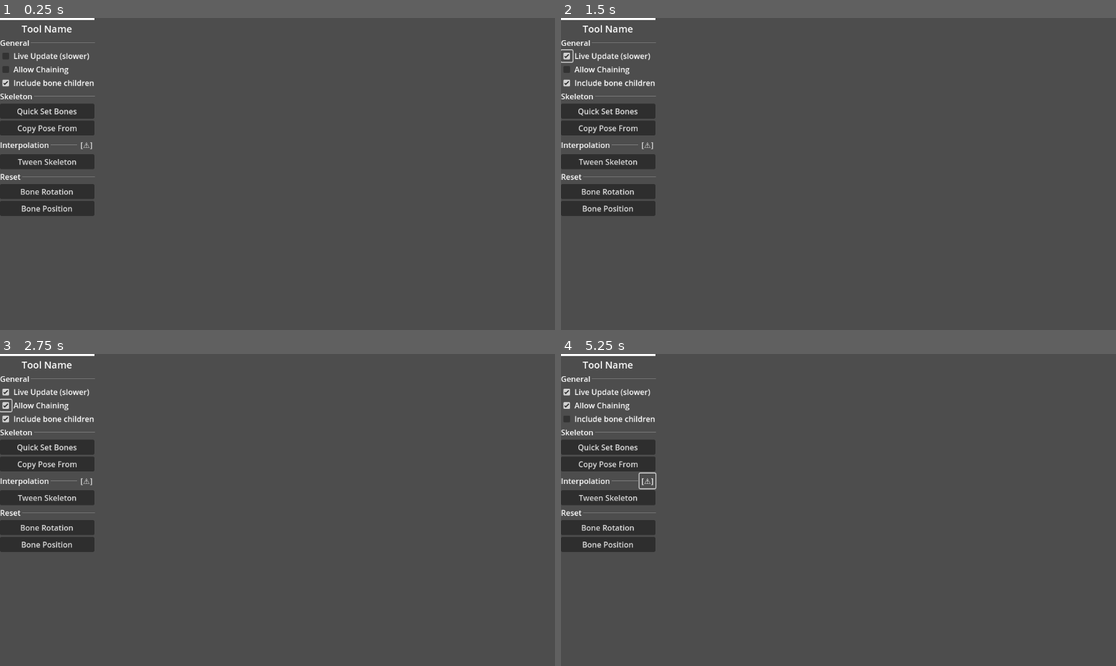
Above: before the commit, frames 1-4 (two rows, left to right).
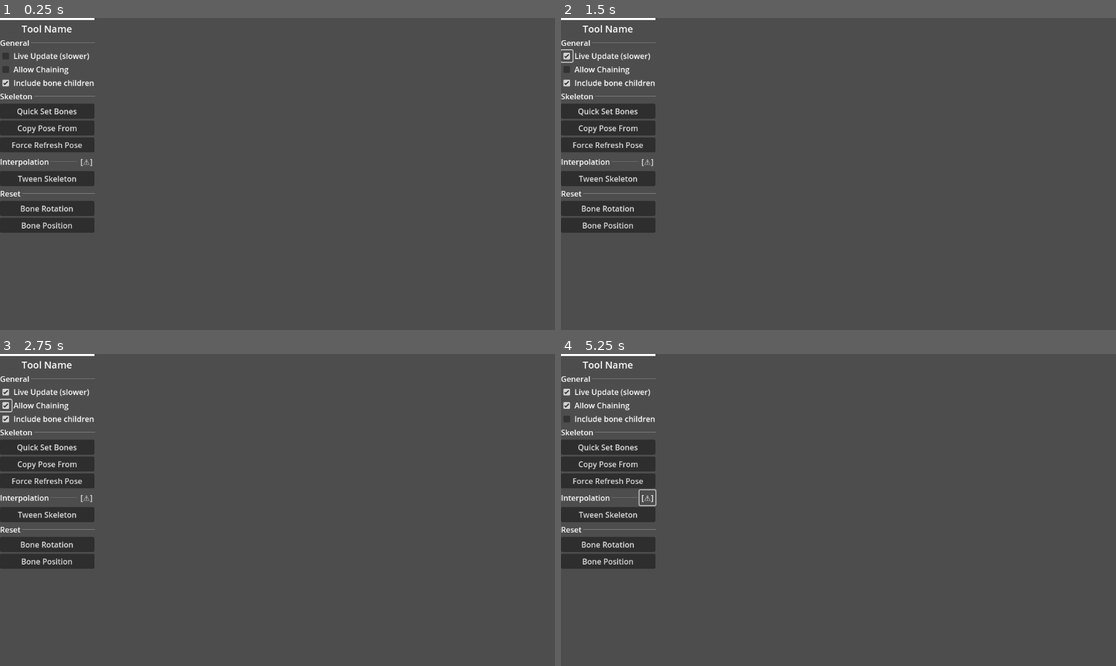
Above: after the commit, the same moments.

Repository: Variable-Interactive/Skeletor
Game: Godot game, scene res://src/Extensions/Skeletor/Tool/skeleton_tool.tscn
Two runs of this game, one before a commit and one after it. Both use one fixed random seed, a clock stepped at 60 frames per second and the inputs below. This scene is started directly instead of the project's main scene.
Inputs (mouse positions are in pixels of both pictures, inside the frame that each line leads up to):
- Up to frame 1 (0.25 s): no input
- Up to frame 2 (1.5 s): click (610, 145) at 0.5 s, where only the run after the commit has a clickable "Force Refresh Pose"; click (566, 55) at 1.25 s
- Up to frame 3 (2.75 s): click (5, 407) at 2 s
- Up to frame 4 (5.25 s): click (566, 419) at 2.75 s; click "Quick Set Bones" at 3.5 s; click "Copy Pose From" at 4.25 s; click "[⚠️]" at 5 s

The runs differ from the first frame. In frame 1, 3.7% of the frame differs, in the area x 0-18%, y 38-69%; in frame 2, 3.7%; in frame 3, 3.7%; in frame 4, 3.8%, in the area x 0-18%, y 37-69%.
Error before the commit: Invalid access to property or key 'kname' on a base object of type 'Nil'. (res://src/Extensions/Skeletor/Tool/skeleton_tool.gd:56)
Error after the commit: Invalid access to property or key 'kname' on a base object of type 'Nil'. (res://src/Extensions/Skeletor/Tool/skeleton_tool.gd:58)

Commit message:
Added a force regenerate option + remove clearing of generation_cache (we don't need clearing it ourselves anyway)

Diff:
--- a/src/Extensions/Skeletor/Preview/skeleton_manager.gd
+++ b/src/Extensions/Skeletor/Preview/skeleton_manager.gd
@@ -212,7 +212,6 @@
 		# We added a new frame
 		or project.frames.size() != prev_frame_count
 	):
-		generation_cache.clear()
 		prev_frame_count = project.frames.size()
 		current_frame_bones.clear()
 		selected_gizmo = null
@@ -400,14 +399,12 @@
 	prev_frame_count = 0
 	ignore_render_once = false
 	pose_layer = null
-	generation_cache.clear()
 
 
 func texture_changed() -> void:
 	if not is_pose_layer(
 		api.project.current_project.layers[api.project.current_project.current_layer]
 	):
-		generation_cache.clear()
 		queue_generate = true
 
 
--- a/src/Extensions/Skeletor/Tool/skeleton_tool.gd
+++ b/src/Extensions/Skeletor/Tool/skeleton_tool.gd
@@ -22,6 +22,7 @@
 @onready var rotation_reset_menu: MenuButton = $RotationReset
 @onready var position_reset_menu: MenuButton = $PositionReset
 @onready var copy_pose_from: MenuButton = $CopyPoseFrom
+@onready var force_refresh_pose: MenuButton = $ForceRefreshPose
 @onready var tween_skeleton_menu: MenuButton = $TweenSkeleton
 
 
@@ -37,9 +38,10 @@
 		else:
 			$ColorRect.color = api.general.get_global().right_tool_color
 		$Label.text = "Skeleton Options"
-	quick_set_bones_menu.get_popup().id_pressed.connect(quick_set_bones)
-	rotation_reset_menu.get_popup().id_pressed.connect(reset_bone_angle)
-	position_reset_menu.get_popup().id_pressed.connect(reset_bone_position)
+	quick_set_bones_menu.get_popup().index_pressed.connect(quick_set_bones)
+	rotation_reset_menu.get_popup().index_pressed.connect(reset_bone_angle)
+	position_reset_menu.get_popup().index_pressed.connect(reset_bone_position)
+	force_refresh_pose.get_popup().index_pressed.connect(refresh_pose)
 	kname = name.replace(" ", "_").to_lower()
 	load_config()
 
@@ -236,6 +238,15 @@
 		copy_pose_from.get_popup().clear(true)  # To save Memory
 
 
+func refresh_pose(frame_index: int):
+	if skeleton_manager:
+		var frames := [frame_index - 2]
+		if frame_index == 0:  # All frames
+			frames = range(0, api.project.current_project.frames.size())
+		for frame_idx in frames:
+			skeleton_manager.generate_pose(frame_idx)
+
+
 func tween_skeleton_data(bone_id: int, from_frame: int, popup: PopupMenu, current_frame: int):
 	if skeleton_manager:
 		if current_frame != skeleton_manager.current_frame:
@@ -318,9 +329,18 @@
 		var popup_submenu = PopupMenu.new()
 		populate_popup(popup_submenu)
 		popup.add_submenu_node_item(str("Frame ", frame_idx + 1), popup_submenu)
-		popup_submenu.id_pressed.connect(
+		popup_submenu.index_pressed.connect(
 			copy_bone_data.bind(frame_idx, popup_submenu, skeleton_manager.current_frame)
 		)
+
+func _on_force_refresh_pose_about_to_popup() -> void:
+	var popup := force_refresh_pose.get_popup()
+	popup.clear(true)
+	popup.add_item("All Frames")
+	popup.add_separator()
+	for frame_idx in api.project.current_project.frames.size():
+		popup.add_item(str("Frame ", frame_idx + 1))
+
 
 func _on_tween_skeleton_about_to_popup() -> void:
 	var popup := tween_skeleton_menu.get_popup()
@@ -340,7 +360,7 @@
 				var popup_submenu = PopupMenu.new()
 				populate_popup(popup_submenu)
 				popup.add_submenu_node_item(str("Frame ", frame_idx + 1), popup_submenu)
-				popup_submenu.id_pressed.connect(
+				popup_submenu.index_pressed.connect(
 					tween_skeleton_data.bind(frame_idx, popup_submenu, skeleton_manager.current_frame)
 				)
 
@@ -386,13 +406,13 @@
 						break
 
 
-func get_selected_bone_names(popup: PopupMenu, bone_id: int) -> PackedStringArray:
+func get_selected_bone_names(popup: PopupMenu, bone_index: int) -> PackedStringArray:
 	var frame_bones: Array = skeleton_manager.group_names_ordered
 	var bone_names = PackedStringArray()
-	if bone_id == 0: # All bones
+	if bone_index == 0: # All bones
 		bone_names = frame_bones
 	else:
-		var bone_name: String = popup.get_item_text(bone_id)
+		var bone_name: String = popup.get_item_text(bone_index)
 		bone_names.append(bone_name)
 		if _include_children:
 			for bone_key: String in frame_bones:
--- a/src/Extensions/Skeletor/Tool/skeleton_tool.tscn
+++ b/src/Extensions/Skeletor/Tool/skeleton_tool.tscn
@@ -99,6 +99,12 @@
 text = "Copy Pose From"
 flat = false
 
+[node name="ForceRefreshPose" type="MenuButton" parent="."]
+layout_mode = 2
+tooltip_text = "Force re-generates the pose of chosen frames"
+text = "Force Refresh Pose"
+flat = false
+
 [node name="Section4" type="HBoxContainer" parent="."]
 layout_mode = 2
 
@@ -149,6 +155,7 @@
 [connection signal="toggled" from="GridContainer/IncludeChildrenCheckbox" to="." method="_on_include_children_checkbox_toggled"]
 [connection signal="about_to_popup" from="QuickSetBones" to="." method="_on_quick_set_bones_menu_about_to_popup"]
 [connection signal="about_to_popup" from="CopyPoseFrom" to="." method="_on_copy_pose_from_about_to_popup"]
+[connection signal="about_to_popup" from="ForceRefreshPose" to="." method="_on_force_refresh_pose_about_to_popup"]
 [connection signal="pressed" from="Section4/Warn" to="." method="_on_warn_pressed"]
 [connection signal="about_to_popup" from="TweenSkeleton" to="." method="_on_tween_skeleton_about_to_popup"]
 [connection signal="about_to_popup" from="RotationReset" to="." method="_on_rotation_reset_menu_about_to_popup"]
